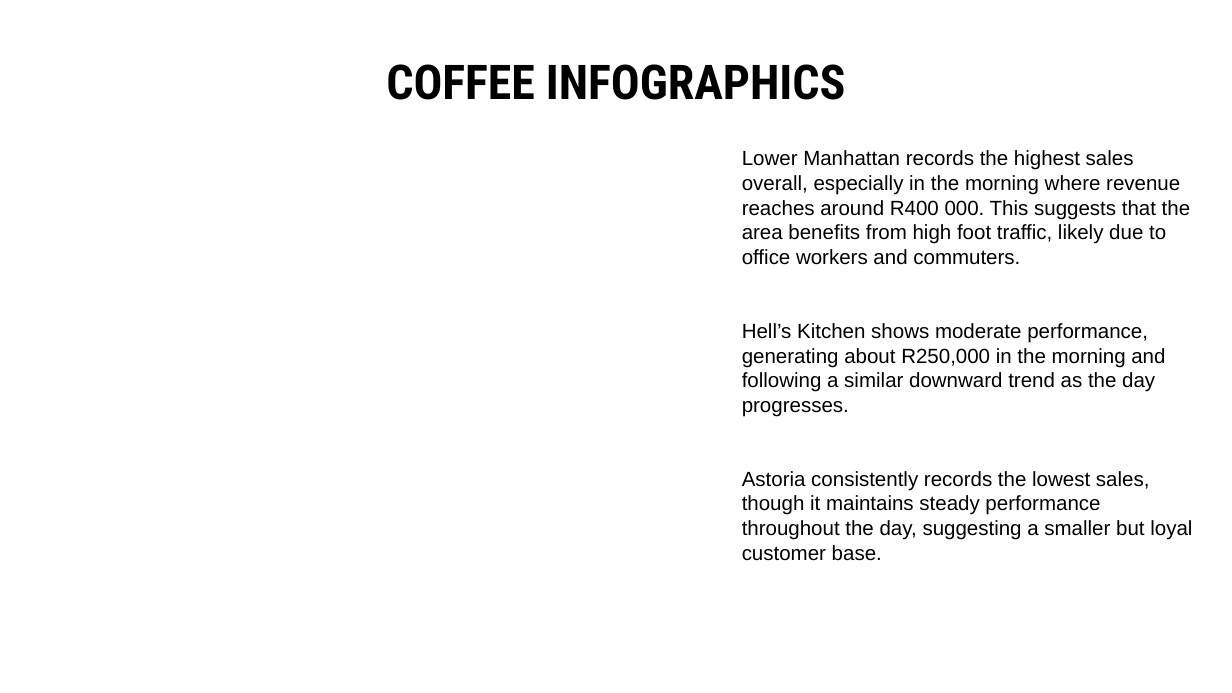
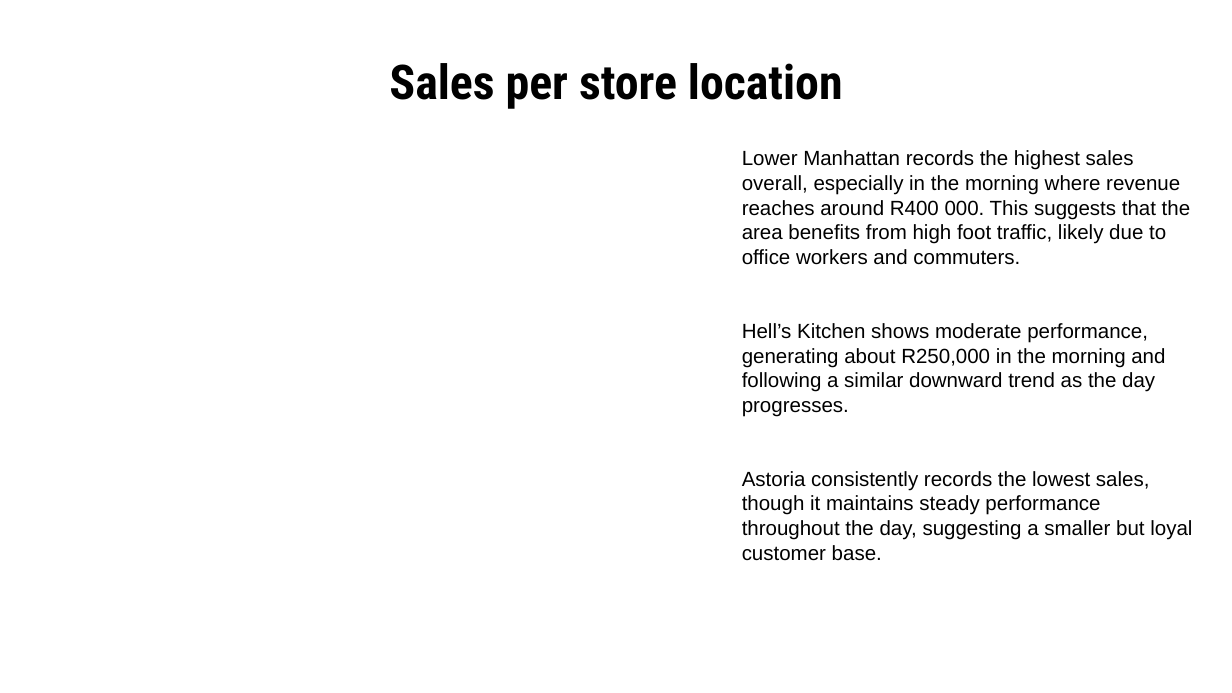
Before and after one commit to anelisaaphelele1-cmyk/BrightCoffee-Shop-Analysis, a slide deck: slide 7 of BrightCoffee Presentation.pptx. Drawn at 1232x693 pixels with LibreOffice and Linux fonts; fonts in the diff are those of the drawing. Boxes give left, top, right and bottom in pixels: in the first picture for what was removed or moved away, otherwise in the second. Text is boxed around its words. In the diff, an @@ line names an element or a change of style, - is before the commit and + after.

```diff
--- a/BrightCoffee Presentation.pptx
+++ b/BrightCoffee Presentation.pptx
@@ text at box(389, 63, 843, 109): text changed @@
-COFFEE INFOGRAPHICS
+Sales per store location
```
Also in this commit, not shown: 3 other slides changed.
